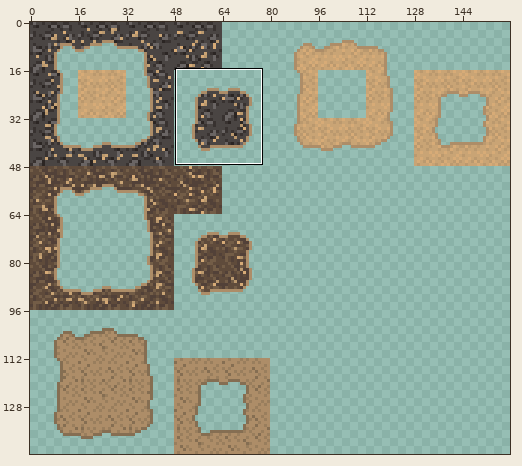
Sprite sheet, stored at graphics/terrain/sandy_desert.png. The picture above shows the old version from afar; the outline marks the close-up.
Close-up. Old version:
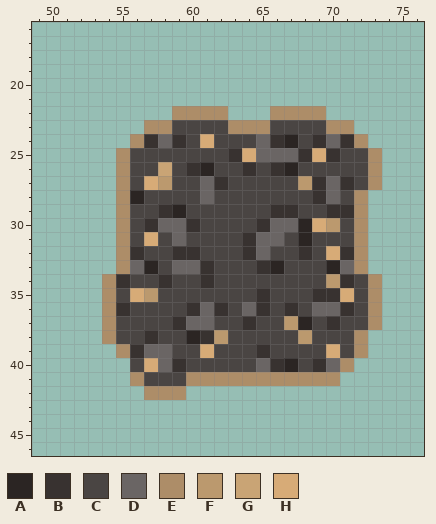
The file is 160x144 pixels. Shown: x 49..76, y 16..46.
Palette (. is transparent): A #2b2523  B #383230  C #4a4543  D #6a6564  E #ad8d68  F #bb996e  G #c9a475  H #d7ab77
Pixels before, first column x 54:
22 .....EEEE...EEEE....
23 ...EECCCCEEECCCCEE..
24 ..EBDBCHCCCDBACBDBE.
25 .ECCCCCCCBHDDDBHBCCE
26 .ECCGCBACCBCBACCCCCE
27 .ECHFCCDBCCCCCFBDBCE
28 .EACCCCDCCCCCCCBDCE.
29 .ECCBACCCCCCBBCCBBE.
30 .ECBDDBCCCCBDDAHFCE.
31 .ECHCDCCCCBDDCACCCE.
32 .EBCCBBCCCBDCCBCHBE.
33 .EDACDDBCCCBACCCADE.
34 EBCCBCCBCCCCCCCCFBCE
35 ECHFCCCCCCCBCCCBBHCE
36 EBCCCCBDBCDBCBCDDBCE
37 ECCCCBDDCCBCCFACBCCE
38 ECCBCCABFCCCCCFCCCE.
39 .EBDDCCHCCCBCCCCHCE.
40 ..CHDBCCCCCDBACBDE..
41 ..ECCCEEEEEEEEEEE...
42 ...EEE..............
And afterwards:
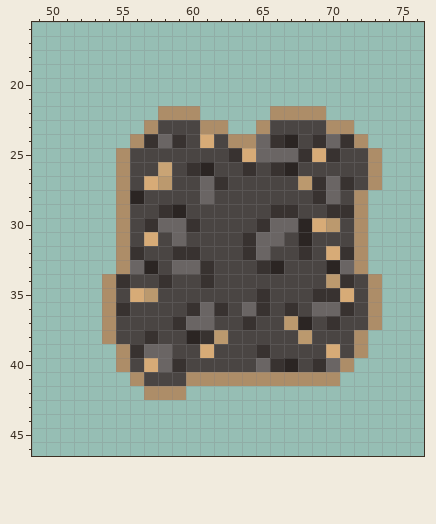
From old to new:
Changed rows in their new state; - is an unchanged pixel.
first column x 58:
22 E--..--
23 C--EE..
24 -----EE
first column x 55:
40 E
